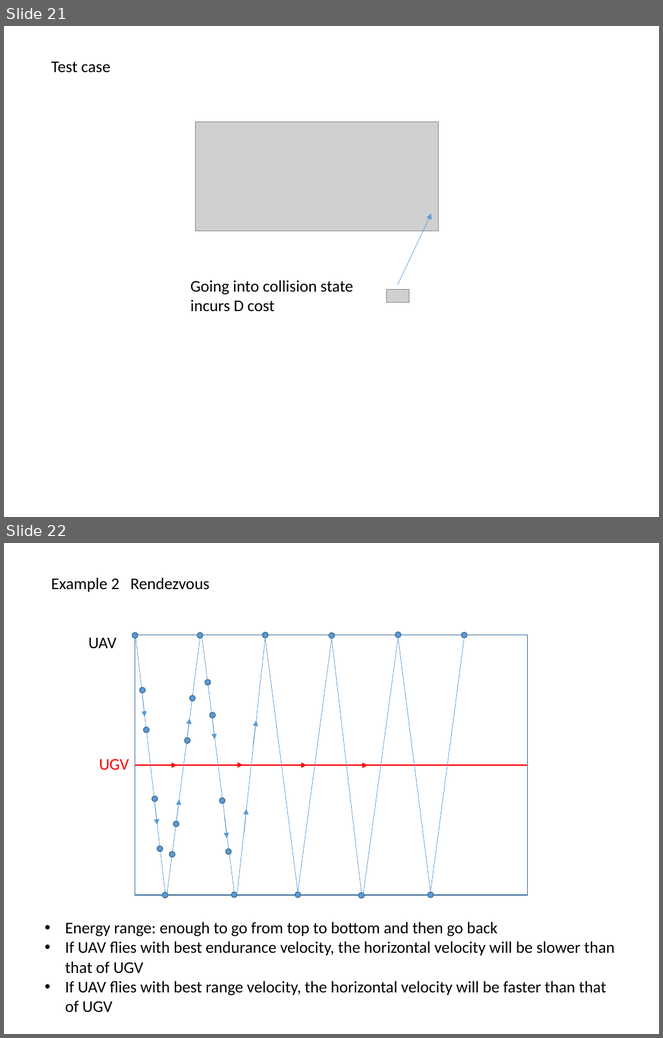
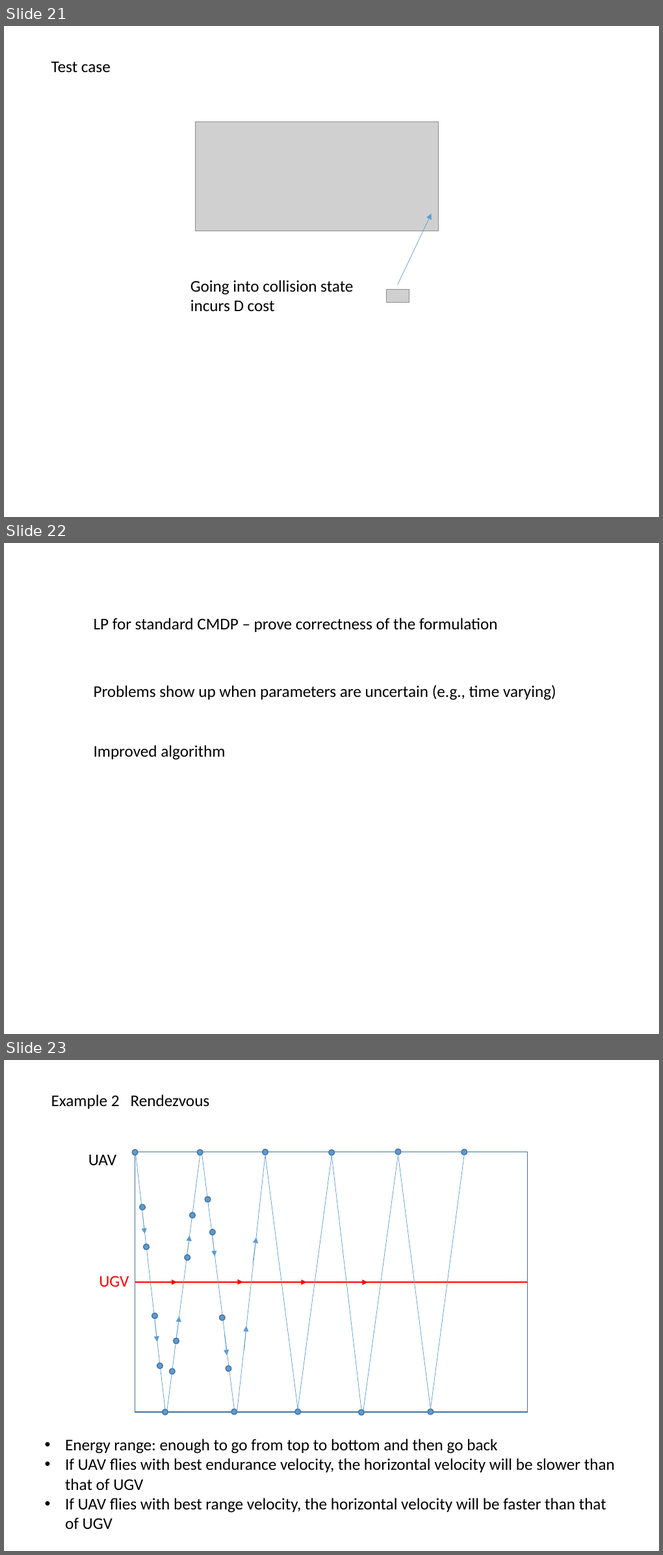
Before and after one commit to GuangyaoSHI/rendezvous-with-CMDP, a slide deck: Risk-aware UAV-UGV rendezvous via CMDP.pptx. Shown one above the other, each under a label of ours: slides 21 and 22 before the commit, slides 21, 22 and 23 after it. The pictures are 663x1038 and 663x1555 pixels, drawn with LibreOffice and Linux fonts; fonts in the diff are those of the drawing; grey boxes stand for pictures. Boxes give left, top, right and bottom in pixels: in the first picture for what was removed or moved away, otherwise in the second. Text is boxed around its words. In the diff, an @@ line names an element or a change of style, - is before the commit and + after.

```diff
--- a/Risk-aware UAV-UGV rendezvous via CMDP.pptx
+++ b/Risk-aware UAV-UGV rendezvous via CMDP.pptx
@@ slide 22 added at (x1=4, y1=543, x2=659, y2=1034), background #FFFFFF @@
@@ text added at (x1=94, y1=618, x2=498, y2=632), 18 pt, text #000000 @@
+LP for standard CMDP – prove correctness of the formulation
@@ text added at (x1=94, y1=685, x2=556, y2=700), 18 pt, text #000000 @@
+Problems show up when parameters are uncertain (e.g., time varying)
@@ text added at (x1=94, y1=745, x2=225, y2=760), 18 pt, text #000000 @@
+Improved algorithm
@@ what was slide 22 is now slide 23 @@
```
Also in this commit, not shown: 3 other files.
